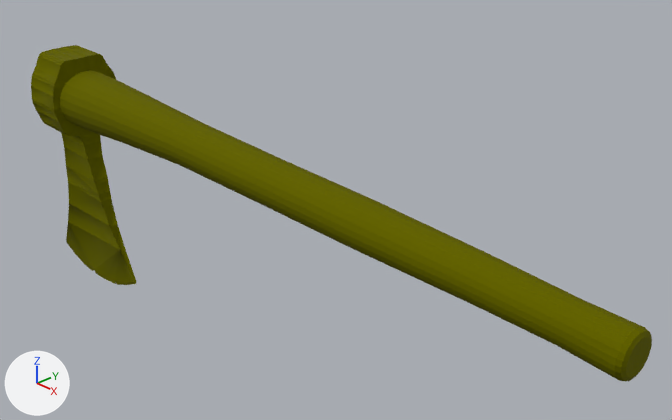
Two versions of the Blender file Assets/models/weapons/blenderfiles/axepack1.blend, one commit apart.
Before and after are seen from a 50 mm camera at (0.791, -0.61, 0.723) aimed at (0.047, 0.091, 0.24). The lights are fixed; the arrows at lower left show +X, +Y and +Z. The first picture is the older version.

The first picture shows 'tripo_node_49d3a576'.
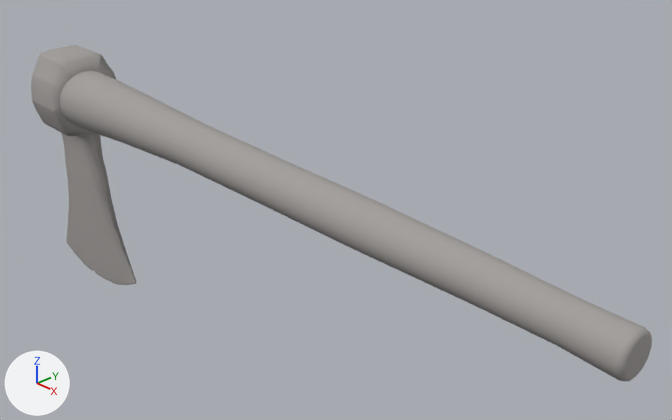
What changed in the scene script:
```text
Change mat_tripo_mat_49d3a576:
    where n0 = _N.new('ShaderNodeBsdfPrincipled'); n0.name = 'Principled BSDF'
    remove n4 = _N.new('ShaderNodeGroup'); n4.name = 'Pixelate'
    remove n4.node_tree = ng_pixelate
    remove n4.inputs[1].default_value = 256  # 'Pixels'
    remove n5 = _N.new('ShaderNodeGroup'); n5.name = 'Posterize'
    remove n5.node_tree = ng_posterize
    remove n5.inputs[1].default_value = 8  # 'Steps'
    remove _L.new(n5.outputs[0], n0.inputs[0])  # 'Color' to 'Base Color'
    where n2 = _N.new('ShaderNodeTexImage'); n2.name = 'Image Texture'
    where n3 = _N.new('ShaderNodeUVMap'); n3.name = 'UV Map'
    remove _L.new(n2.outputs[0], n5.inputs[0])  # 'Color' to 'Color'
    remove _L.new(n3.outputs[0], n4.inputs[0])  # 'UV' to 'Vector'
    remove _L.new(n4.outputs[0], n2.inputs[0])  # 'Vector' to 'Vector'
    add _L.new(n2.outputs[0], n0.inputs[0])  # 'Color' to 'Base Color'
    add _L.new(n3.outputs[0], n2.inputs[0])  # 'UV' to 'Vector'
```

What differs and where, as boxes (x1, y1, x2, y2) in the pictures (672 x 420 px):
'tripo_node_49d3a576', recoloured (yellow to grey)
    both: (31, 45, 652, 381)
